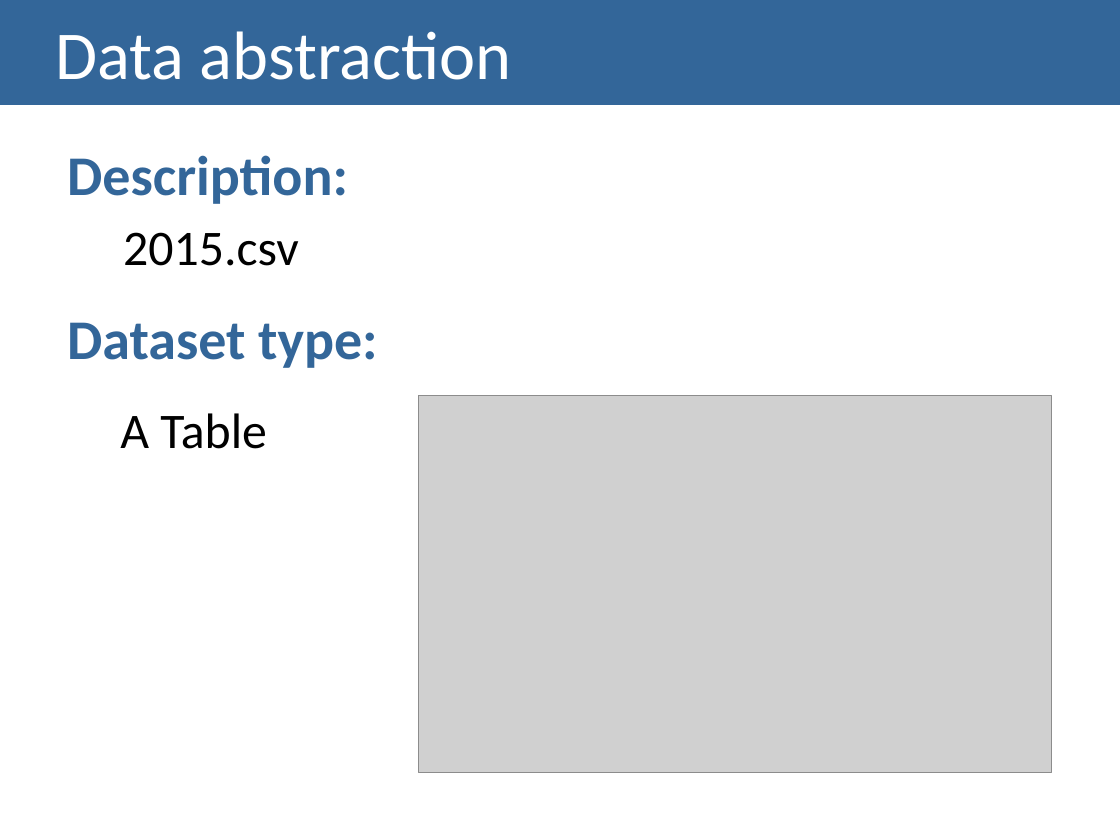
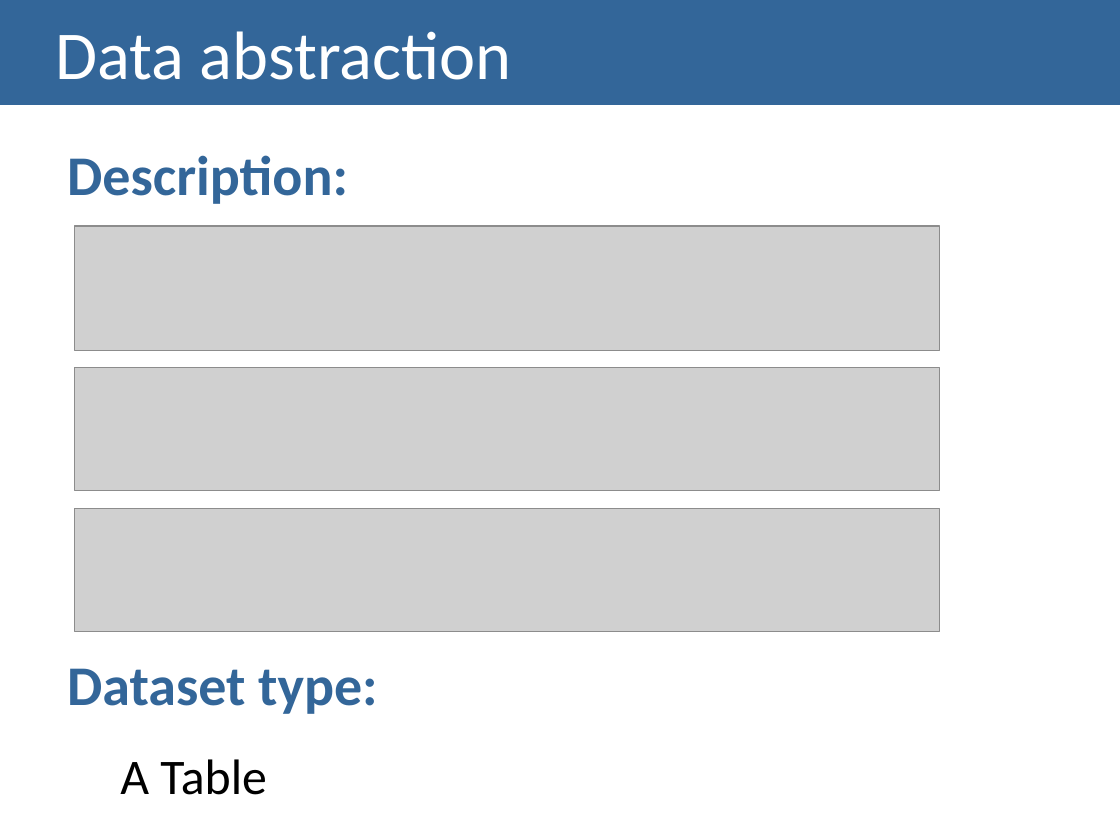
Before and after one commit to Strabox/Higher-Education-Unemployment-Portugal, a slide deck: slide 10 of II-Checkpoint/II-Checkpoint Presentation.pptx. Drawn at 1120x840 pixels with LibreOffice and Linux fonts; fonts in the diff are those of the drawing; grey boxes stand for pictures. Boxes give left, top, right and bottom in pixels: in the first picture for what was removed or moved away, otherwise in the second. Text is boxed around its words. In the diff, an @@ line names an element or a change of style, - is before the commit and + after.

Commit message:
3
...

```diff
--- a/II-Checkpoint/II-Checkpoint Presentation.pptx
+++ b/II-Checkpoint/II-Checkpoint Presentation.pptx
@@ picture added at [75, 226, 940, 351] @@
@@ text at [123, 232, 299, 266]: paragraph removed @@
-  2015.csv
@@ picture added at [75, 367, 940, 491] @@
@@ picture removed at [419, 395, 1052, 773] @@
@@ picture added at [75, 508, 940, 632] @@
```
Also in this commit, not shown: 2 other slides changed.
